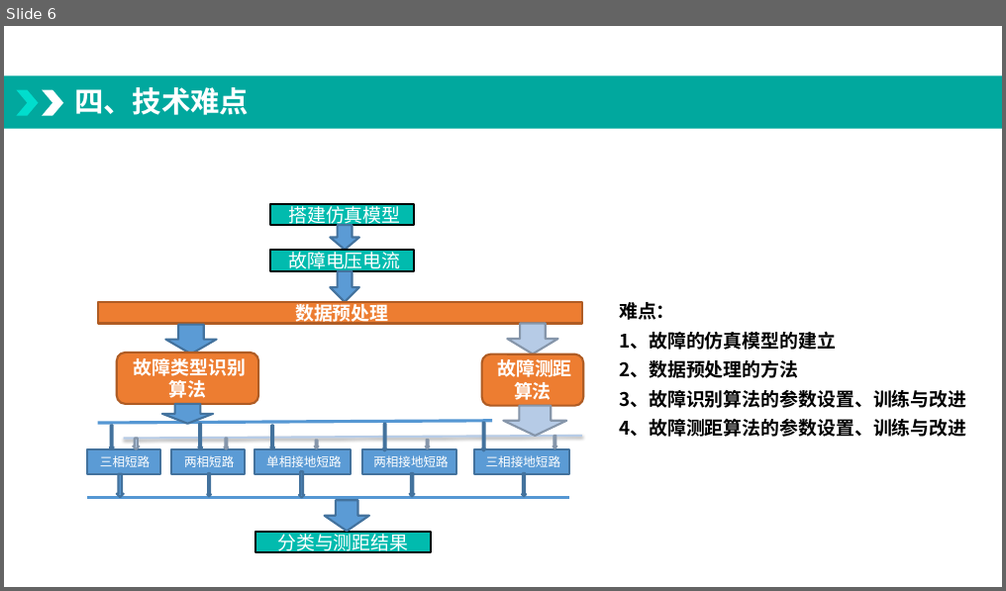
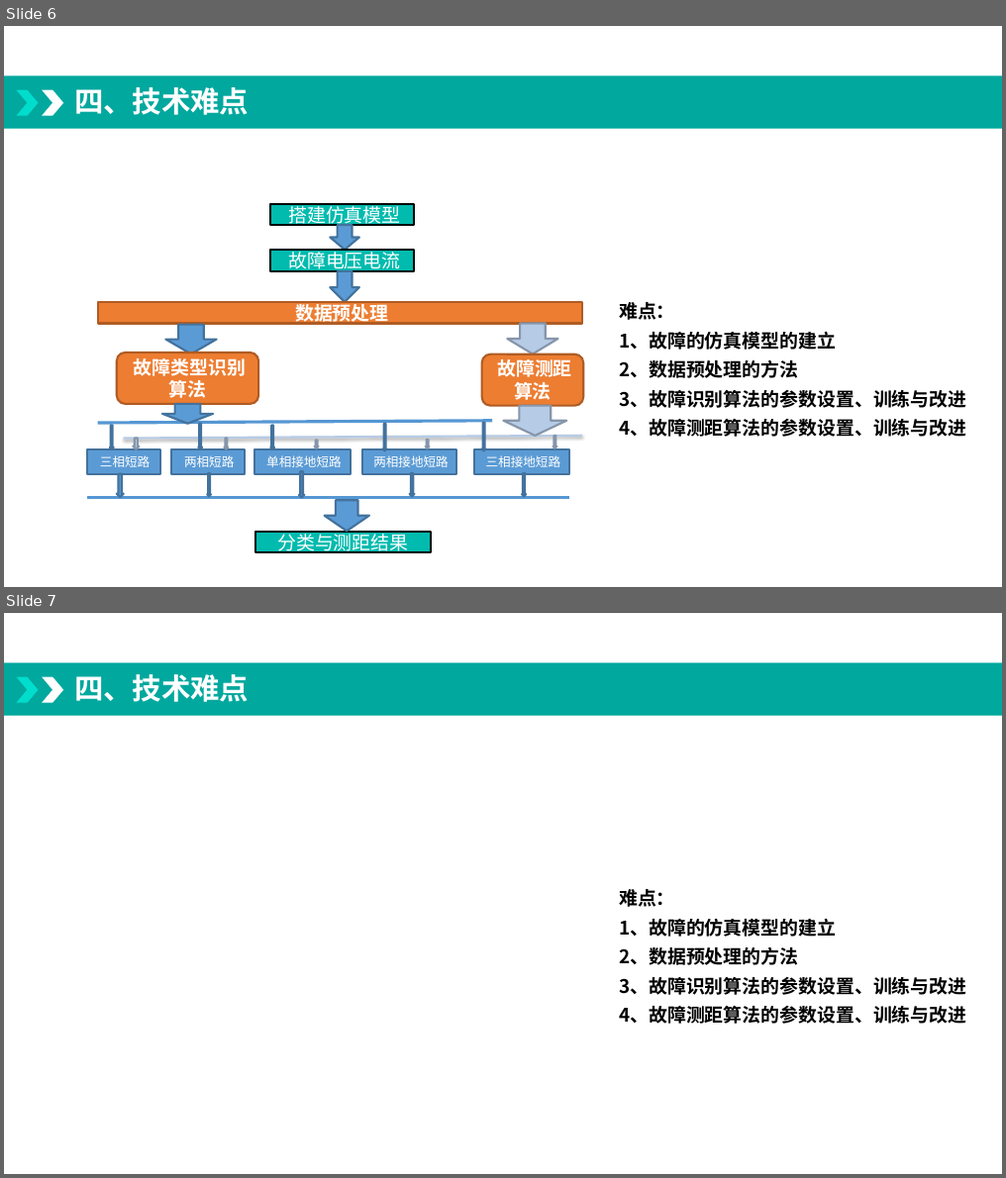
Before and after one commit to minda163/paper, a slide deck: 开题/我要学习-开题1.pptx. Shown one above the other, each under a label of ours: slide 6 before the commit, slides 6 and 7 after it. The pictures are 1006x591 and 1006x1178 pixels, drawn with LibreOffice and Linux fonts; fonts in the diff are those of the drawing; background and template pictures are left out. Boxes give left, top, right and bottom in pixels: in the first picture for what was removed or moved away, otherwise in the second. Text is boxed around its words. In the diff, an @@ line names an element or a change of style, - is before the commit and + after.

```diff
--- a/开题/我要学习-开题1.pptx
+++ b/开题/我要学习-开题1.pptx
@@ slide 7 added at (4, 613, 1002, 1174), background #FFFFFF; not listed: 3 template elements that a slide beside it also shows @@
@@ title added at (74, 674, 249, 702), 28 pt, text #FFFFFF, bold @@
+四、技术难点
@@ text added at (619, 889, 966, 1024), 18 pt, text #000000, bold @@
+难点：
+1、故障的仿真模型的建立
+2、数据预处理的方法
+3、故障识别算法的参数设置、训练与改进
+4、故障测距算法的参数设置、训练与改进
```
Also in this commit, not shown: 2 slides changed, 1 other file.
